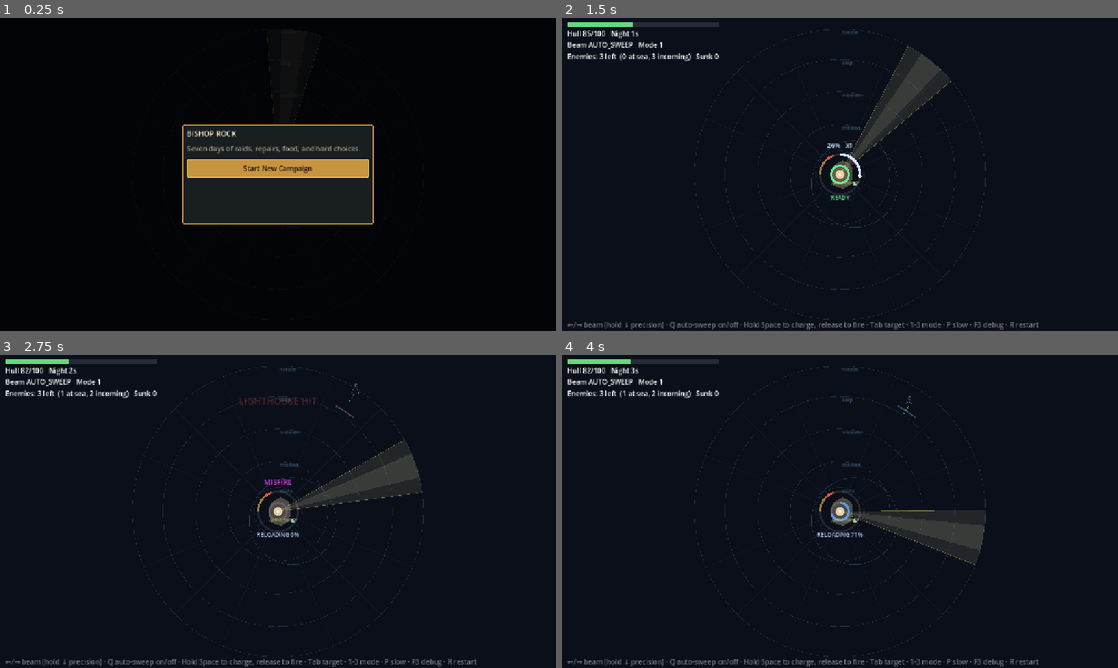
Above: before the commit, frames 1-4 (two rows, left to right).
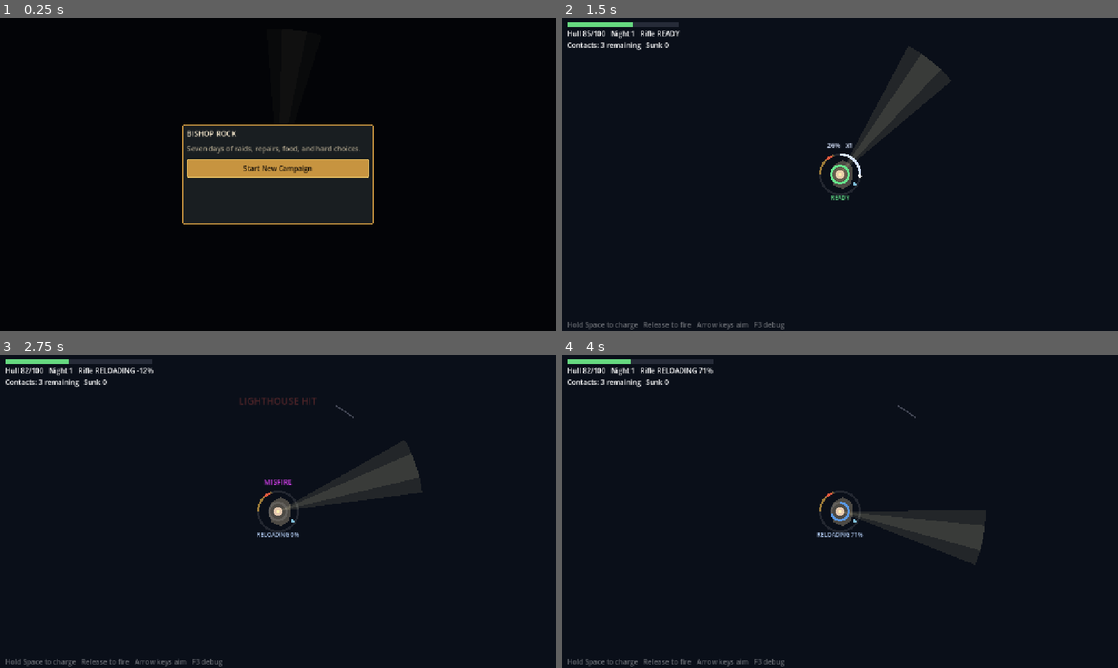
Above: after the commit, the same moments.

Repository: favet/Bishop-Rock
Game: Godot game, scene res://scenes/main/Main.tscn
Two runs of this game, one before a commit and one after it. Both use one fixed random seed, a clock stepped at 60 frames per second and the inputs below.
Inputs (mouse positions are in pixels of both pictures, inside the frame that each line leads up to):
- Up to frame 1 (0.25 s): no input
- Up to frame 2 (1.5 s): click "Start New Campaign" at 0.5 s; move the mouse to (962, 158) at 1.27 s; hold Space (fire) from 1.28 s (still down)
- Up to frame 3 (2.75 s): move the mouse to (166, 527) at 2.02 s; release Space (fire) at 2.03 s; tap Down (beam_precision) at 2.1 s; tap Space (fire) at 2.3 s
- Up to frame 4 (4 s): move the mouse to (895, 442) at 2.77 s; hold Space (fire) 2.78-3.53 s; tap Left (beam_rotate_ccw) at 2.85 s; move the mouse to (812, 574) at 3.52 s; tap Right (beam_rotate_cw) at 3.6 s; tap Space (fire) at 3.8 s

The runs differ from the first frame. In frame 2, 2.4% of the frame differs, in the area x 1-86%, y 1-100%; in frame 3, 2.4%; in frame 4, 2.4%.

Commit message:
Clean debug info out of normal play
Night HUD drops beam mode/internal state for hull, contacts, rifle
readiness. Debug overlay now off by default (F3 toggles). Player-facing
log strings say Daylight instead of energy.

Co-Authored-By: Claude Fable 5 <noreply@anthropic.com>

Diff:
--- a/debug/debug_overlay.gd
+++ b/debug/debug_overlay.gd
@@ -1,10 +1,10 @@
 class_name DebugOverlay
 extends Node2D
 ## World-space debug drawing: ocean rings/sectors, beam cone edges, boat
-## steering vectors and states, and hazard radii. Toggle with F3. On by
-## default while the prototype is schematic-first.
+## steering vectors and states, and hazard radii. Toggle with F3. Off by
+## default so normal play stays clean.
 
-var enabled: bool = true
+var enabled: bool = false
 
 const RING_NAMES: Array[String] = ["shore", "shallows", "midwater", "deep", "horizon"]
 
--- a/scripts/campaign/run_state.gd
+++ b/scripts/campaign/run_state.gd
@@ -155,8 +155,13 @@
 		var need := int(cost[key])
 		var have := int(get(key))
 		if have < need:
-			missing.append("%s %d" % [key, need - have])
+			missing.append("%s %d" % [_display_name(key), need - have])
 	return ", ".join(missing)
+
+func _display_name(key: String) -> String:
+	if key == "energy_today":
+		return "Daylight"
+	return key.capitalize()
 
 func perform_action(action_id: String) -> String:
 	match action_id:
@@ -174,13 +179,13 @@
 			return "Repairs completed."
 		"clean_lens":
 			if not spend({"energy_today": 1}):
-				return "Need 1 energy."
+				return "Need 1 Daylight."
 			clean_lens_active = true
 			changed.emit()
 			return "Lens cleaned for tonight."
 		"sort_scrap":
 			if not spend({"energy_today": 1}):
-				return "Need 1 energy."
+				return "Need 1 Daylight."
 			scrap += 2
 			changed.emit()
 			return "Sorted +2 scrap."
@@ -204,13 +209,13 @@
 			return "Built a barricade."
 		"gather_driftwood":
 			if not spend({"energy_today": 1}):
-				return "Need 1 energy."
+				return "Need 1 Daylight."
 			wood += 4
 			changed.emit()
 			return "Gathered +4 wood."
 		"fish":
 			if not spend({"energy_today": 1}):
-				return "Need 1 energy."
+				return "Need 1 Daylight."
 			food += 2
 			gold += 2
 			changed.emit()
@@ -219,7 +224,7 @@
 			if daily_caps.get("dive_wreckage", false):
 				return "Dive wreckage is done for today."
 			if not spend({"energy_today": 2}):
-				return "Need 2 energy."
+				return "Need 2 Daylight."
 			daily_caps["dive_wreckage"] = true
 			wood += 2
 			scrap += 3
@@ -266,7 +271,7 @@
 	daily_caps[cap_id] = true
 	tomorrow_energy_bonus = mini(tomorrow_energy_bonus + amount, 2)
 	changed.emit()
-	return "Tomorrow energy +%d." % amount
+	return "Tomorrow Daylight +%d." % amount
 
 func start_project(project_id: String) -> String:
 	if completed_projects.has(project_id):
@@ -287,7 +292,7 @@
 	if not active_projects.has(project_id):
 		return "Start this project first."
 	if not spend({"energy_today": 1}):
-		return "Need 1 energy."
+		return "Need 1 Daylight."
 	active_projects[project_id]["work_done"] = int(active_projects[project_id]["work_done"]) + 1
 	var project := project_def(project_id)
 	if int(active_projects[project_id]["work_done"]) >= int(project["work_required"]):
--- a/ui/hud.gd
+++ b/ui/hud.gd
@@ -1,15 +1,9 @@
 extends CanvasLayer
-## Schematic HUD: lighthouse health (with damage-chunk animation), live
-## enemy-wave counters, beam/gun status text, lighthouse-hit feedback (screen
-## pulse + text), and the game-over overlay. Builds its controls in code and
-## polls the sim each frame — deliberately dumb so simulation stays UI-free.
-## Reload and charge meters are NOT here — they're drawn as rings around the
-## lighthouse by MainGun itself (world-space, central, hard to miss). This
-## HUD only carries corner status text and full-screen hit feedback.
+## Normal-play HUD: hull, contact count, rifle readiness, and hit feedback.
+## Debug detail stays in the F3 overlay.
 
 var _board: NightBoard
 var _lighthouse: Lighthouse
-var _beam: LighthouseBeam
 var _gun: MainGun
 var _lighthouse_signal_connected: bool = false
 
@@ -43,11 +37,10 @@
 	if _board == null:
 		_board = get_tree().get_first_node_in_group("night_board") as NightBoard
 		_lighthouse = get_tree().get_first_node_in_group("lighthouse") as Lighthouse
-		_beam = get_tree().get_first_node_in_group("beam") as LighthouseBeam
 		_gun = get_tree().get_first_node_in_group("main_gun") as MainGun
-		if _board == null:
+		if _board == null or _lighthouse == null or _gun == null:
 			return
-	if not _lighthouse_signal_connected and _lighthouse != null:
+	if not _lighthouse_signal_connected:
 		_lighthouse.damaged.connect(_on_lighthouse_damaged)
 		_lighthouse_signal_connected = true
 
@@ -56,7 +49,7 @@
 	_update_damage_feedback(delta)
 
 	if _board.game_over and not _game_over.visible:
-		_game_over_label.text = "LIGHTHOUSE LOST\n\nSurvived %ds — %d boats sunk\n\nPress R to restart" % [
+		_game_over_label.text = "LIGHTHOUSE LOST\n\nSurvived %ds - %d boats sunk\n\nPress R to restart" % [
 			int(_board.elapsed), _board.kills]
 		_game_over.visible = true
 
@@ -65,18 +58,15 @@
 	_health_fill.size.x = HEALTH_BAR_WIDTH * frac
 	_health_fill.color = Color(0.9, 0.25, 0.2) if frac < 0.35 else Color(0.4, 0.85, 0.5)
 
-	# Lag bar: holds the pre-hit width and eases down to the new (lower)
-	# width so a chunk of "lost" health is visibly visible for a moment
-	# rather than the bar just snapping — see NIGHT_BOARD_V0.md.
 	_health_lag_t = minf(_health_lag_t + delta / HEALTH_LAG_TIME, 1.0)
 	var lag_width := lerpf(_health_lag_from, _health_fill.size.x, _health_lag_t)
 	lag_width = maxf(lag_width, _health_fill.size.x)
 	_health_lag_fill.size.x = lag_width
 
-	_status.text = "Hull %d/%d   Night %ds\nBeam %s%s   Mode %d%s" % [
-		int(_lighthouse.health), int(_lighthouse.max_health), int(_board.elapsed),
-		_beam.mode_name(), " (override)" if _beam.is_overriding else "",
-		_gun.current_mode, "   [TARGET LOCK]" if _gun.has_target() else "",
+	var rifle := "READY" if _gun.cooldown_fraction() >= 1.0 else "RELOADING %d%%" % int(_gun.cooldown_fraction() * 100.0)
+	_status.text = "Hull %d/%d   Night %d   Rifle %s%s" % [
+		int(_lighthouse.health), int(_lighthouse.max_health), CampaignState.day,
+		rifle, "   TARGET" if _gun.has_target() else "",
 	]
 
 func _update_enemy_status() -> void:
@@ -85,11 +75,9 @@
 	var incoming := spawner.remaining_to_spawn()
 	var remaining_total := maxi(spawner.wave_size - _board.resolved_count(), 0)
 	if incoming > 0:
-		_enemy_status.text = "Enemies: %d left  (%d at sea, %d incoming)   Sunk %d" % [
-			remaining_total, at_sea, incoming, _board.kills]
+		_enemy_status.text = "Contacts: %d remaining   Sunk %d" % [remaining_total, _board.kills]
 	else:
-		_enemy_status.text = "Enemies: %d left  (%d at sea) — All remaining ships are on the sea.   Sunk %d" % [
-			remaining_total, at_sea, _board.kills]
+		_enemy_status.text = "Contacts: %d on the water   Sunk %d" % [at_sea, _board.kills]
 
 func _update_damage_feedback(delta: float) -> void:
 	if _damage_pulse_age >= 0.0:
@@ -121,23 +109,19 @@
 	var panel := VBoxContainer.new()
 	panel.position = Vector2(12, 10)
 	add_child(panel)
-
 	_build_health_bar(panel)
-
 	_status = Label.new()
 	panel.add_child(_status)
-
 	_enemy_status = Label.new()
 	panel.add_child(_enemy_status)
 
 	var hint := Label.new()
-	hint.text = "←/→ beam (hold ↓ precision) · Q auto-sweep on/off · Hold Space to charge, release to fire · Tab target · 1-3 mode · P slow · F3 debug · R restart"
-	hint.modulate = Color(1, 1, 1, 0.45)
+	hint.text = "Hold Space to charge   Release to fire   Arrow keys aim   F3 debug"
+	hint.modulate = Color(1, 1, 1, 0.38)
 	hint.position = Vector2(12, 694)
 	add_child(hint)
 
 	_build_damage_feedback()
-
 	_game_over = Control.new()
 	_game_over.set_anchors_preset(Control.PRESET_FULL_RECT)
 	_game_over.visible = false
@@ -153,10 +137,6 @@
 	_game_over_label.horizontal_alignment = HORIZONTAL_ALIGNMENT_CENTER
 	center.add_child(_game_over_label)
 
-## Health bar with a trailing "lag" layer behind the live fill: on a hit the
-## live fill snaps down immediately (current health stays unmistakable) while
-## the lag layer holds the old width and eases down over HEALTH_LAG_TIME,
-## visibly showing the chunk that was just lost.
 func _build_health_bar(panel: VBoxContainer) -> void:
 	_health_bar_bg = ColorRect.new()
 	_health_bar_bg.custom_minimum_size = Vector2(HEALTH_BAR_WIDTH, HEALTH_BAR_HEIGHT)
@@ -173,10 +153,6 @@
 	_health_fill.color = Color(0.4, 0.85, 0.5)
 	_health_bar_bg.add_child(_health_fill)
 
-## Full-screen red pulse + "LIGHTHOUSE HIT" text, both triggered by
-## Lighthouse.damaged (this fires for both ram damage and MainGun misfire
-## backlash — same feedback either way). Screen shake lives in main.gd (it
-## drives the Camera2D, which this CanvasLayer doesn't touch).
 func _build_damage_feedback() -> void:
 	_damage_overlay = ColorRect.new()
 	_damage_overlay.color = Color(0.9, 0.15, 0.1, 0.0)
